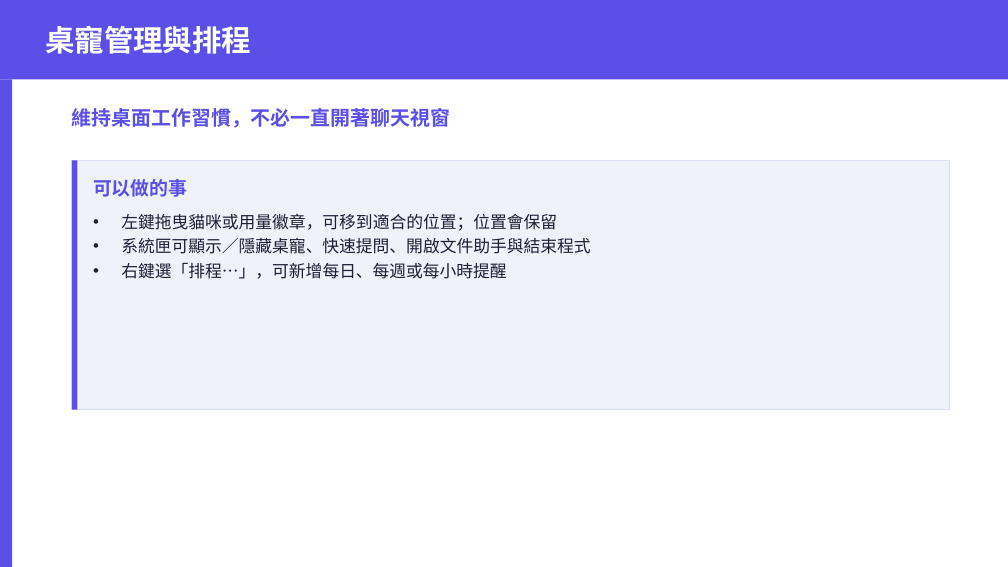
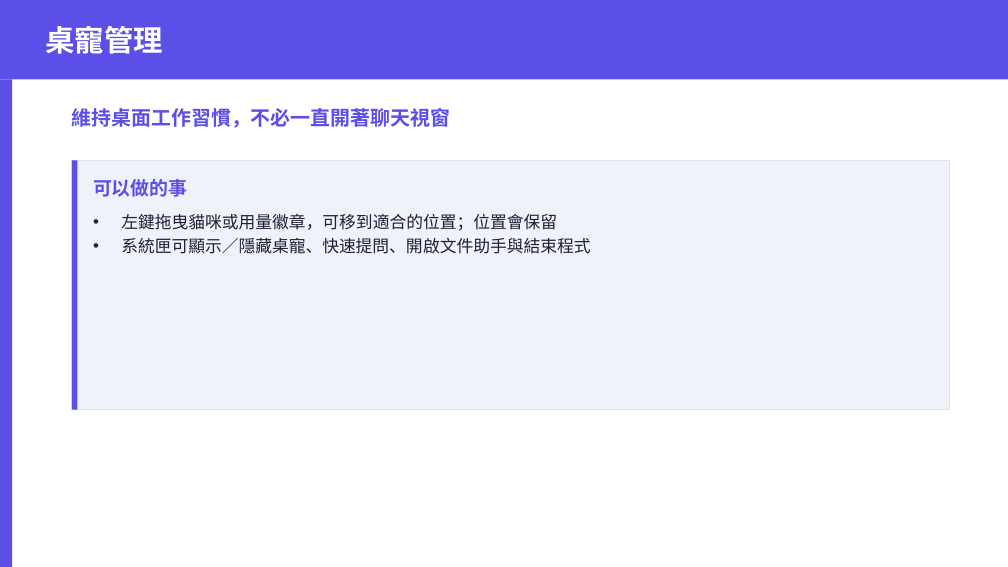
Before and after one commit to tototal999/cat_calude, a slide deck: slide 13 of 使用者SOP_投影版.pptx (slide 14 before the commit). Drawn at 1008x567 pixels with LibreOffice and Linux fonts; fonts in the diff are those of the drawing. Boxes give left, top, right and bottom in pixels: in the first picture for what was removed or moved away, otherwise in the second. Text is boxed around its words. In the diff, an @@ line names an element or a change of style, - is before the commit and + after.

```diff
--- a/使用者SOP_投影版.pptx
+++ b/使用者SOP_投影版.pptx
@@ text at bbox=[45, 26, 163, 54]: text changed @@
-桌寵管理與排程
+桌寵管理
@@ text at bbox=[121, 263, 506, 279]: paragraph removed @@
-• 右鍵選「排程…」，可新增每日、每週或每小時提醒
```
Also in this commit, not shown: 8 other slides changed, 1 slide added, 2 slides removed, 17 other files.
